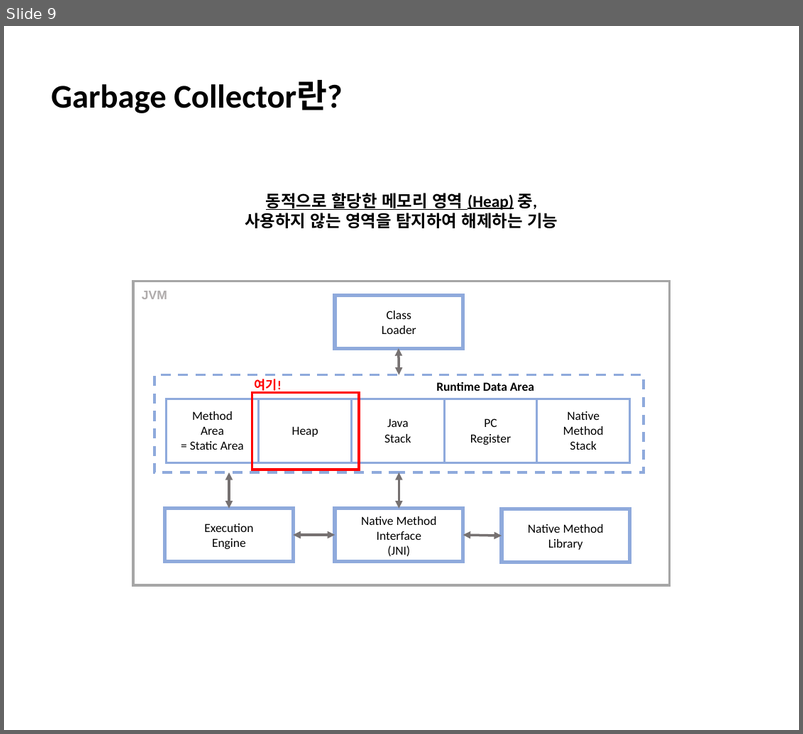
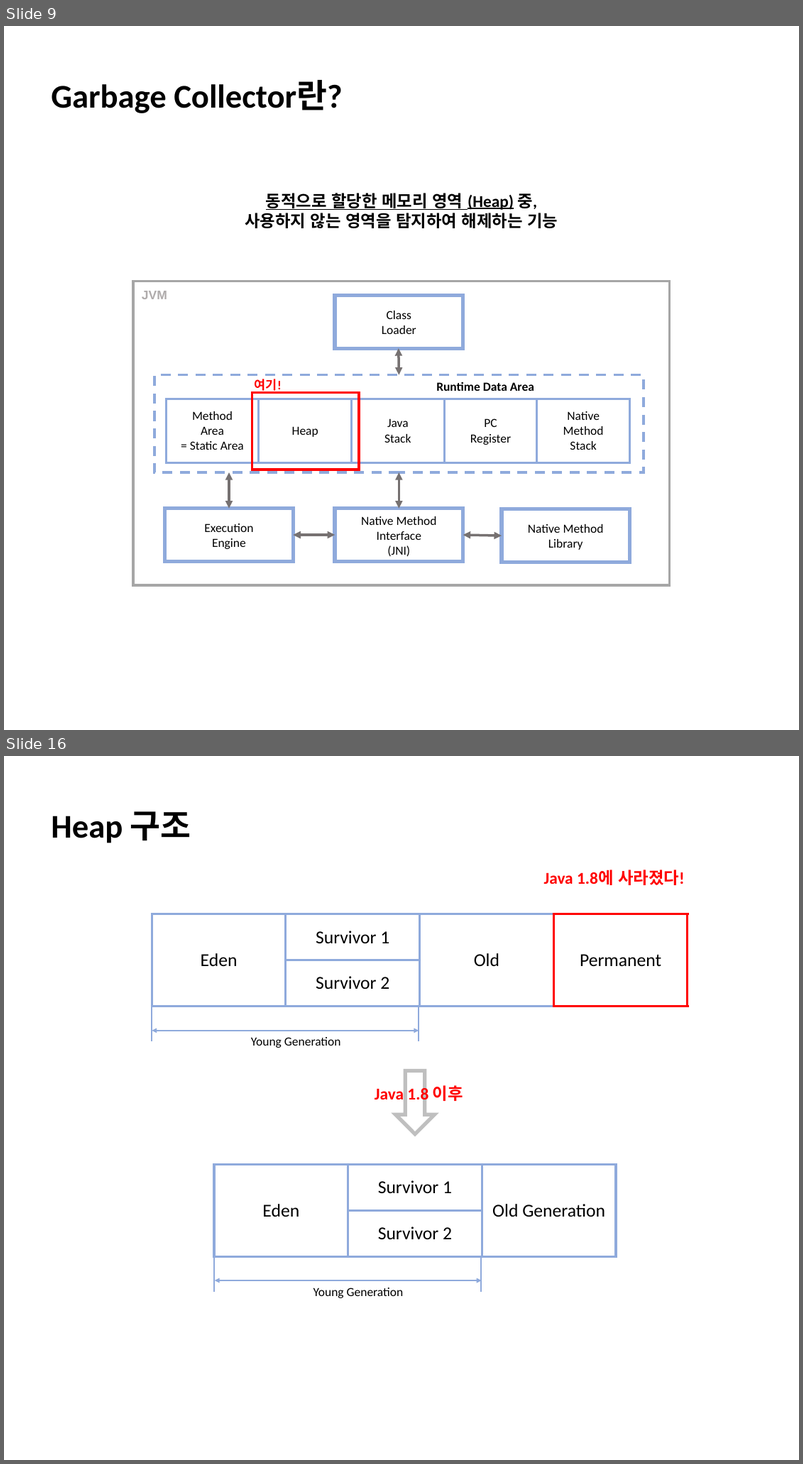
Before and after one commit to ChoSooMin/CS-Study, a slide deck: Java/Day 2_Garbage Collector.pptx. Shown one above the other, each under a label of ours: slide 9 before the commit, slides 9 and 16 after it; the slides between them are not shown. The pictures are 803x734 and 803x1464 pixels, drawn with LibreOffice and Linux fonts; fonts in the diff are those of the drawing. Boxes give left, top, right and bottom in pixels: in the first picture for what was removed or moved away, otherwise in the second. Text is boxed around its words. In the diff, an @@ line names an element or a change of style, - is before the commit and + after.

Commit message:
[Java] Garbage Collector

```diff
--- a/Java/Day 2_Garbage Collector.pptx
+++ b/Java/Day 2_Garbage Collector.pptx
@@ slide 16 added at (4, 756, 799, 1460), background #FFFFFF @@
@@ text added at (51, 811, 191, 843), 40 pt, text #000000, bold @@
+Heap 구조
@@ text added at (544, 870, 685, 885), 20 pt, text #FF0000, bold @@
+Java 1.8에 사라졌다!
@@ table added at (152, 914, 689, 1006), 2 rows, 4 columns @@
+Eden | Survivor 1 | Old | Permanent
+ | Survivor 2 |  | 
@@ line added from (152, 1007) to (152, 1041), #8FAADC 1.5 pt @@
@@ line added from (419, 1007) to (419, 1041), #8FAADC 1.5 pt @@
@@ double arrow added from (152, 1031) to (419, 1031), #8FAADC 1.5 pt @@
@@ text added at (251, 1037, 341, 1048), 15 pt, text #000000 @@
+Young Generation
@@ down arrow added at (396, 1071, 435, 1134), outline #BFBFBF 4.5 pt @@
@@ text added at (375, 1085, 463, 1104), 20 pt, text #FF0000, bold @@
+Java 1.8 이후
@@ table added at (214, 1165, 617, 1257), 2 rows, 3 columns @@
+Eden | Survivor 1 | Old Generation
+ | Survivor 2 | 
@@ line added from (214, 1258) to (214, 1292), #8FAADC 1.5 pt @@
@@ line added from (481, 1258) to (481, 1292), #8FAADC 1.5 pt @@
@@ double arrow added from (215, 1281) to (482, 1281), #8FAADC 1.5 pt @@
@@ text added at (314, 1288, 404, 1298), 15 pt, text #000000 @@
+Young Generation
```
Also in this commit, not shown: 7 slides changed, 30 other slides added, 20 slides removed.
